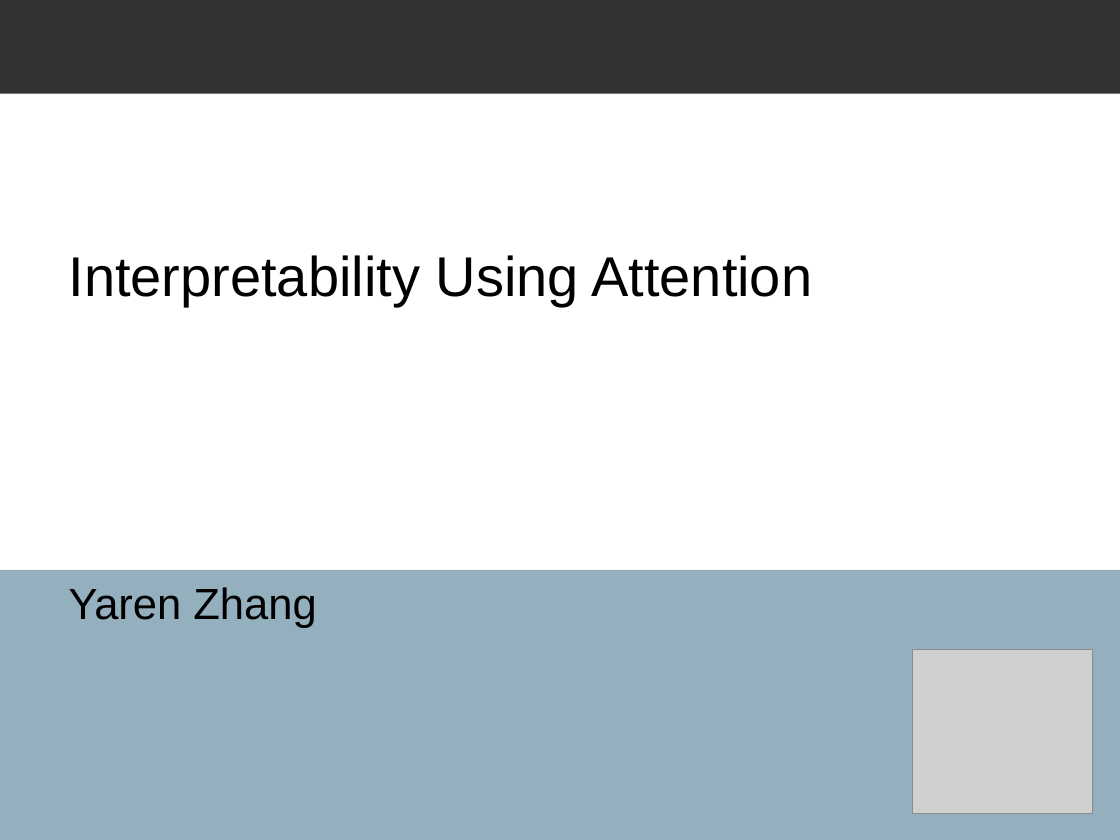
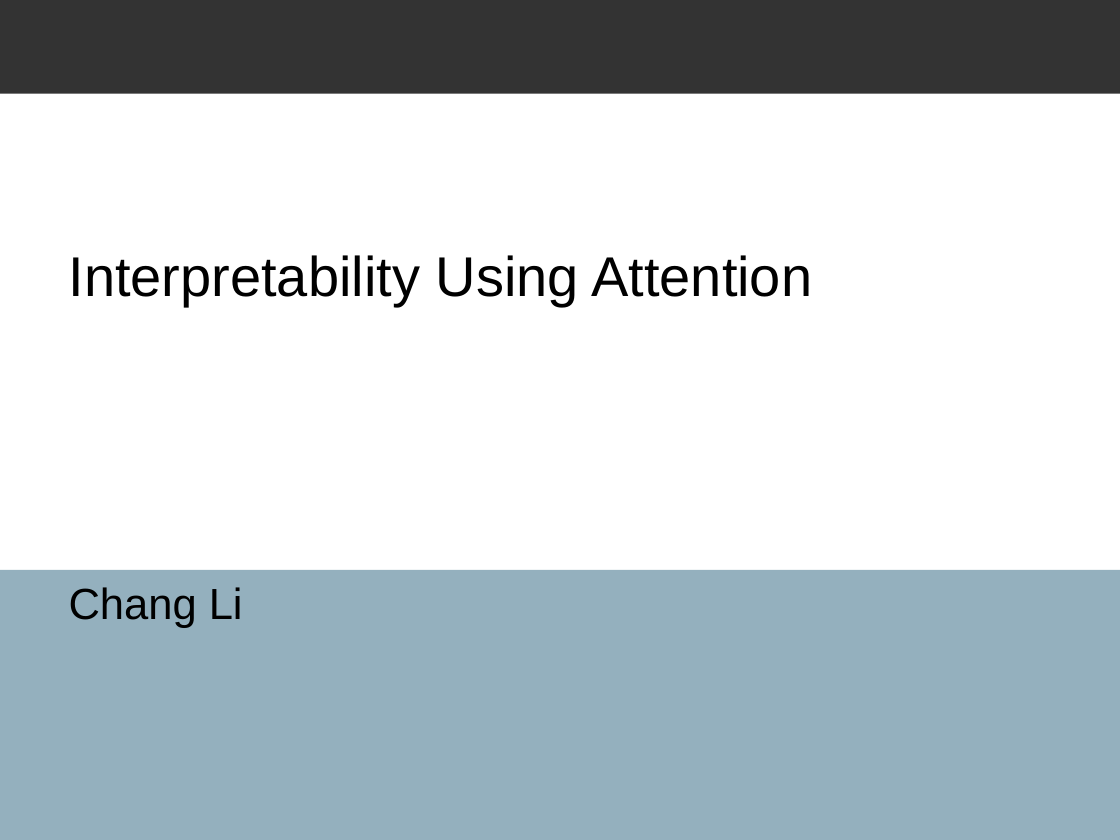
Before and after one commit to spacegoing/PHD_PROPOSAL, a slide deck: slide 1 of Presentation/Presentation.ppt. Drawn at 1120x840 pixels with LibreOffice and Linux fonts; fonts in the diff are those of the drawing; grey boxes stand for pictures; background and template pictures are left out. Boxes give left, top, right and bottom in pixels: in the first picture for what was removed or moved away, otherwise in the second. Text is boxed around its words. In the diff, an @@ line names an element or a change of style, - is before the commit and + after.

```diff
--- a/Presentation/Presentation.ppt
+++ b/Presentation/Presentation.ppt
@@ subtitle at box(69, 587, 243, 628): text changed @@
-Yaren Zhang
+Chang Li
@@ picture removed at box(913, 650, 1093, 813) @@
```
Also in this commit, not shown: 1 other slide changed, 3 slides added, 10 other files.
